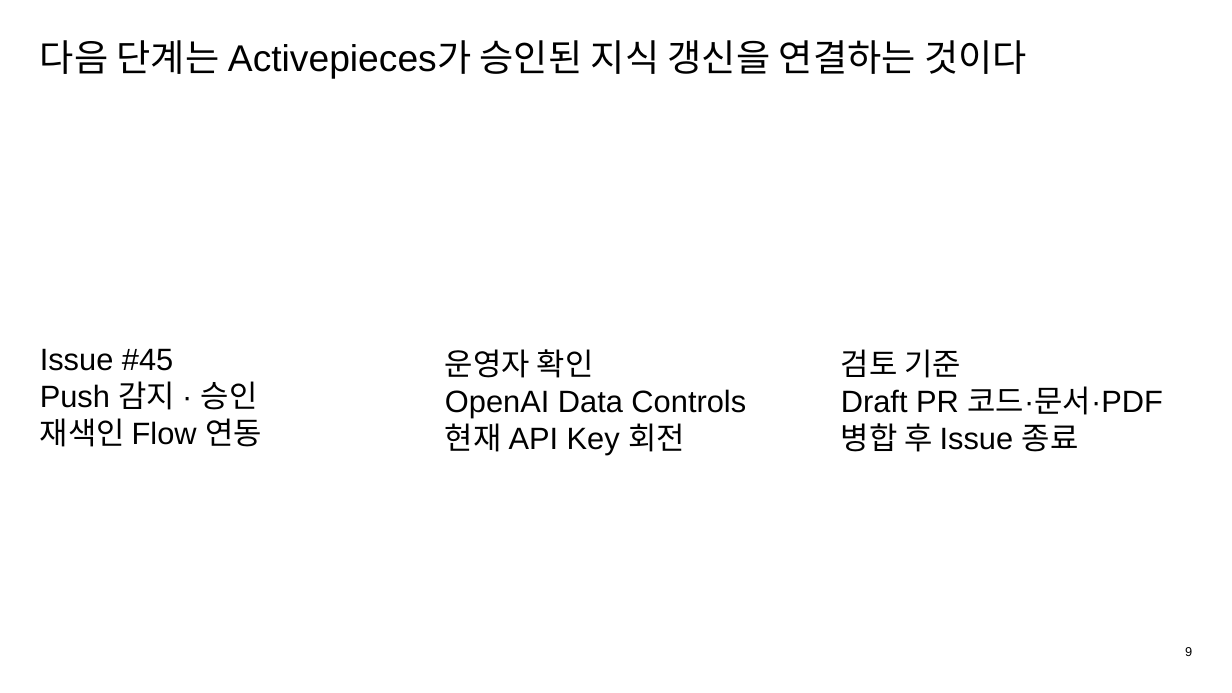
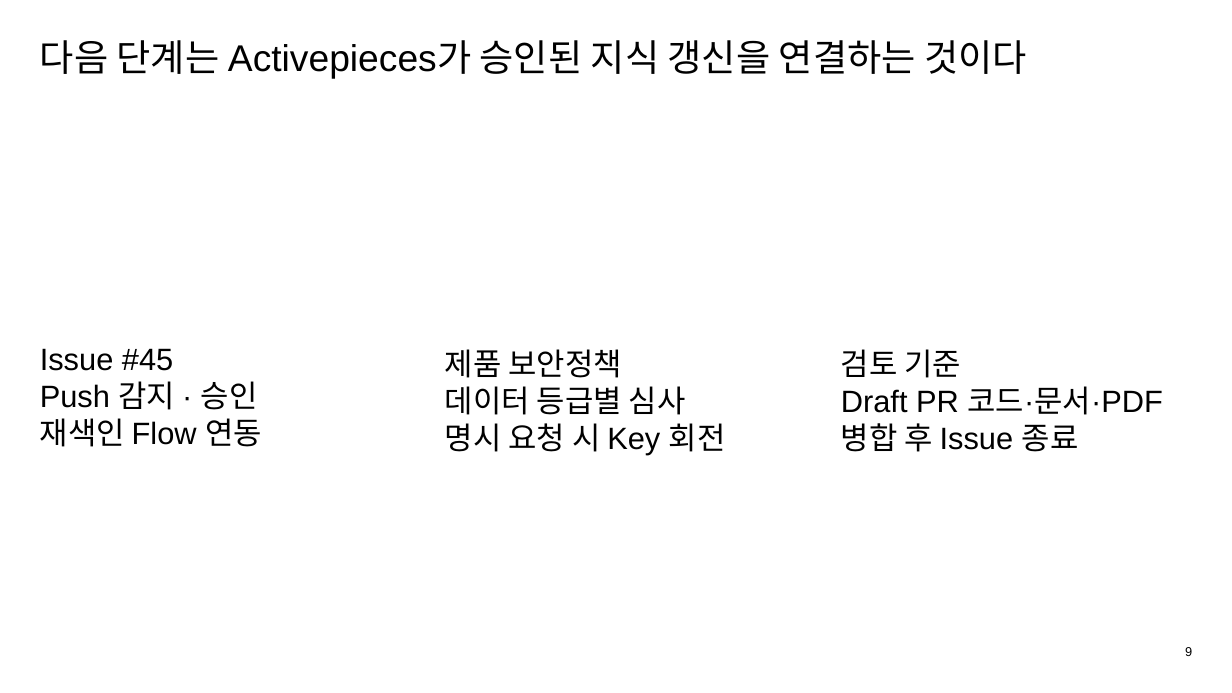
Before and after one commit to ablecloud-team/ablestack-techflow, a slide deck: slide 9 of output/presentation/techflow-grounded-responses.pptx. Drawn at 1232x693 pixels with LibreOffice and Linux fonts; fonts in the diff are those of the drawing. Boxes give left, top, right and bottom in pixels: in the first picture for what was removed or moved away, otherwise in the second. Text is boxed around its words. In the diff, an @@ line names an element or a change of style, - is before the commit and + after.

Commit message:
docs: ZDR 미사용 제품 결정을 정책에 반영

```diff
--- a/output/presentation/techflow-grounded-responses.pptx
+++ b/output/presentation/techflow-grounded-responses.pptx
@@ text at box(445, 349, 726, 455): text changed @@
-운영자 확인
-OpenAI Data Controls
-현재 API Key 회전
+제품 보안정책
+데이터 등급별 심사
+명시 요청 시 Key 회전
```
Also in this commit, not shown: 1 other slide changed, 23 other files.
